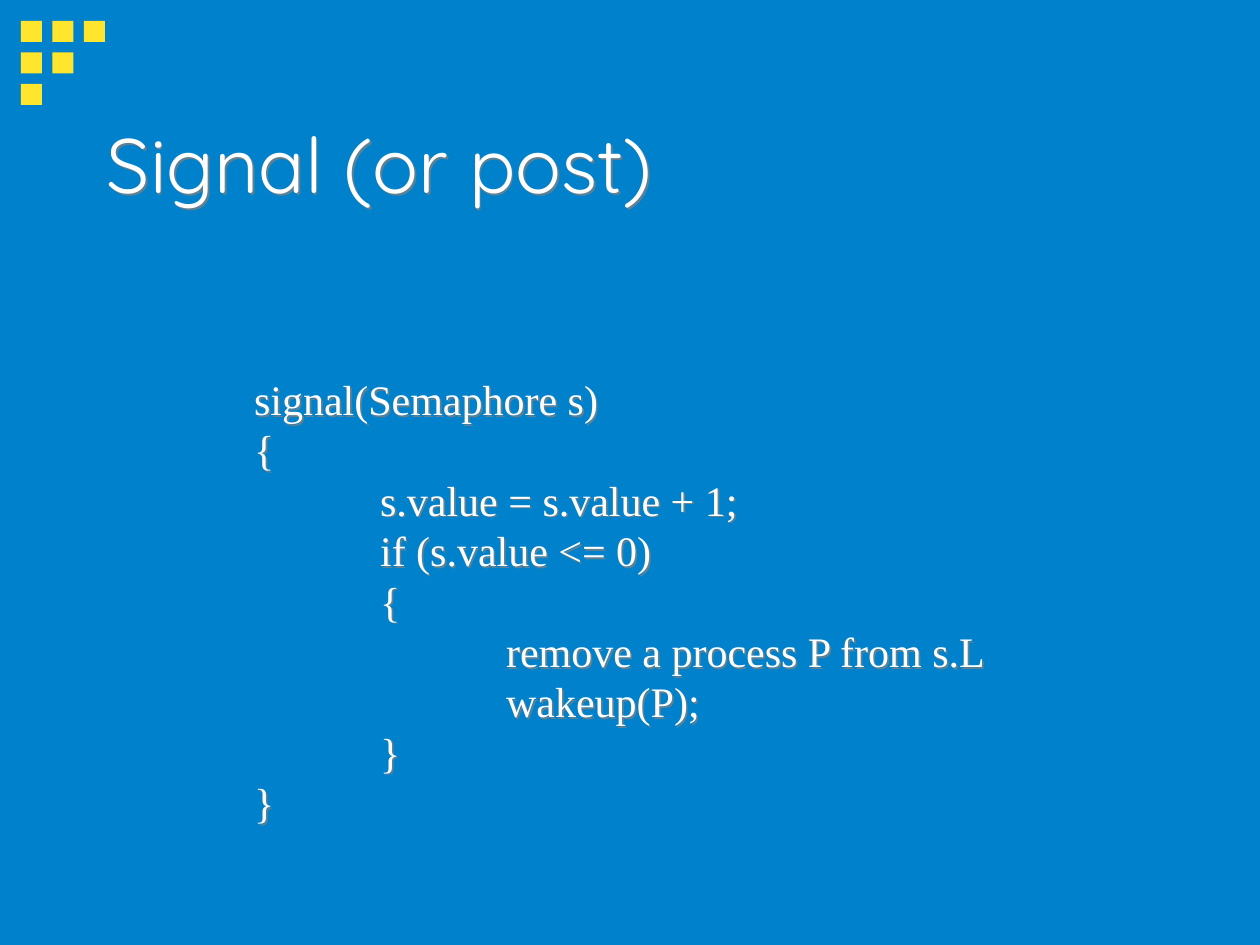
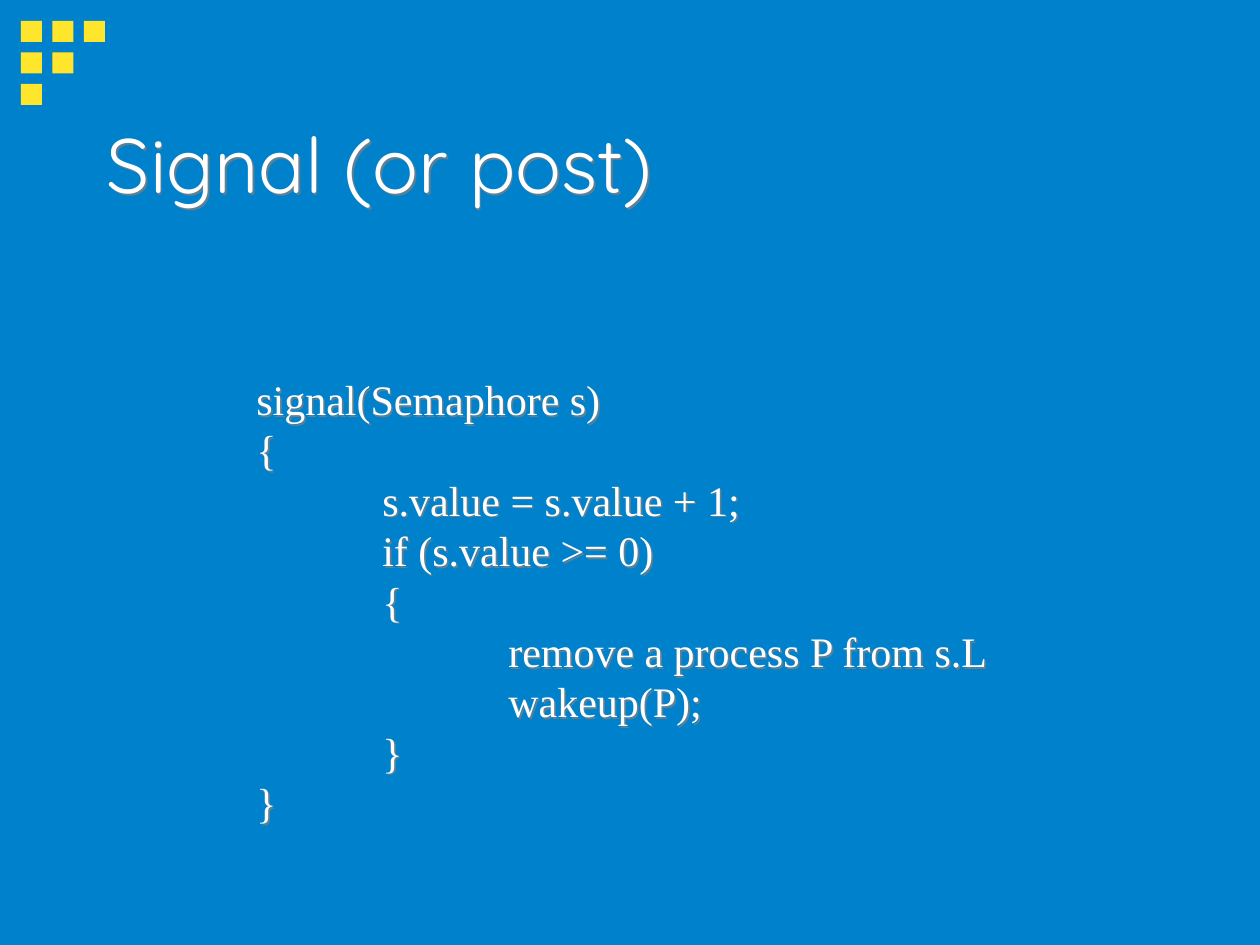
Before and after one commit to shaunjl/CS360lab3, a slide deck: slide 16 of Semaphores2014.ppt. Drawn at 1260x945 pixels with LibreOffice and Linux fonts; fonts in the diff are those of the drawing; background and template pictures are left out. Boxes give left, top, right and bottom in pixels: in the first picture for what was removed or moved away, otherwise in the second. Text is boxed around its words. In the diff, an @@ line names an element or a change of style, - is before the commit and + after.

```diff
--- a/Semaphores2014.ppt
+++ b/Semaphores2014.ppt
@@ text at bbox=[382, 536, 653, 575]: text changed @@
-if (s.value <= 0)
+if (s.value >= 0)
```
Also in this commit, not shown: 2 other files.
